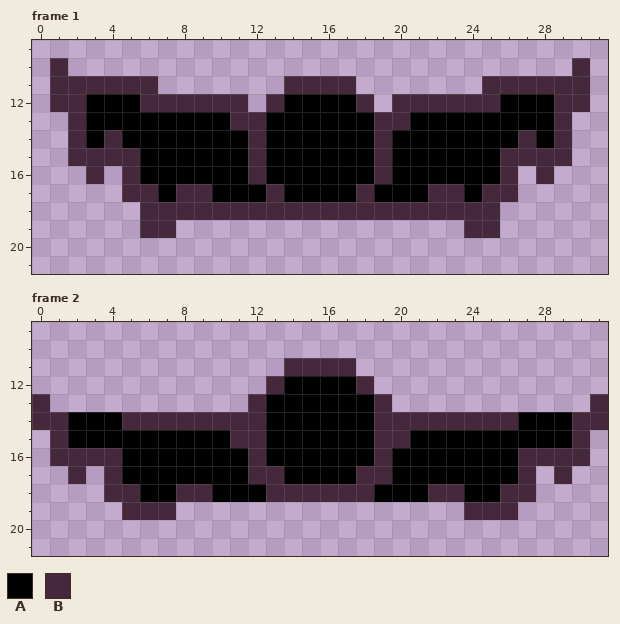
Two states of a pixel-art file, sources/Bat_Base.ase. This is how it looked before the edit.
32x32 pixels, 10 frames. Shown: frame 1: x 0..31, y 9..21; frame 2: x 0..31, y 9..21. The commit also changed other frames, which this record leaves out.
Visible layers, top first: "Body", "Right Wing", "Left Wing".
Palette (. is transparent): A #000000  B #45283c
Pixels before, frame 1, first column x 1:
10 B............................B
11 BBBBBB.......BBBB.......BBBBBB
12 BBAAABBBBBB.BAAAAB.BBBBBBAAABB
13 .BAAAAAAAABBAAAAAABBAAAAAAAAB.
14 .BABAAAAAAABAAAAAABAAAAAAABAB.
15 .BBBBAAAAAABAAAAAABAAAAAABBBB.
16 ..B.BAAAAAABAAAAAABAAAAAAB.B..
17 ....BBABBAAABAAAABAAABBABB....
18 .....BBBBBBBBBBBBBBBBBBBB.....
19 .....BB................BB.....
Pixels before, frame 2, first column x 0:
11 ..............BBBB..............
12 .............BAAAAB.............
13 B...........BAAAAAAB...........B
14 BBAAABBBBBBBBAAAAAABBBBBBBBAAABB
15 .BAAAAAAAAABBAAAAAABBAAAAAAAAAB.
16 .BBBBAAAAAAABAAAAAABAAAAAAABBBB.
17 ..B.BAAAAAAABBAAAABBAAAAAAAB.B..
18 ....BBAABBAAABBBBBBAAABBAABB....
19 .....BBB................BBB.....
Once edited:
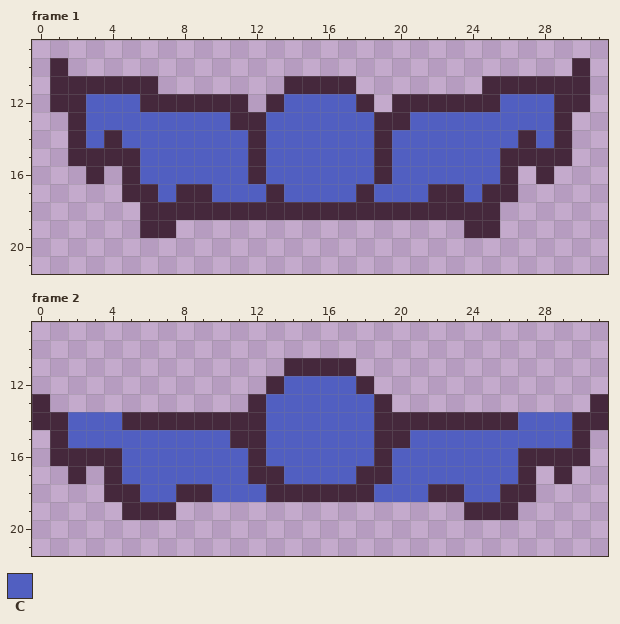
Colours new in this view: C #515fc1
The exact change:
Frame 1, layers "Body", "Right Wing", "Left Wing":
Colour A gives way to colour C in row 12 at x 3 to 5, 14 to 17 and 26 to 28; in row 13 at x 3 to 10, 13 to 18 and 21 to 28; in row 14 at x 3, 5 to 11, 13 to 18, 20 to 26 and 28; in rows 15 to 16 at x 6 to 11, 13 to 18 and 20 to 25; in row 17 at x 7, 10 to 12, 14 to 17, 19 to 21 and 24.
Frame 2, layers "Body", "Right Wing", "Left Wing":
Colour A gives way to colour C in row 12 at x 14 to 17; in row 13 at x 13 to 18; in row 14 at x 2 to 4, 13 to 18 and 27 to 29; in row 15 at x 2 to 10, 13 to 18 and 21 to 29; in row 16 at x 5 to 11, 13 to 18 and 20 to 26; in row 17 at x 5 to 11, 14 to 17 and 20 to 26.
Colour A gives way to colour C in row 18 at x 6 to 7, 10 to 12, 19 to 21 and 24 to 25.
